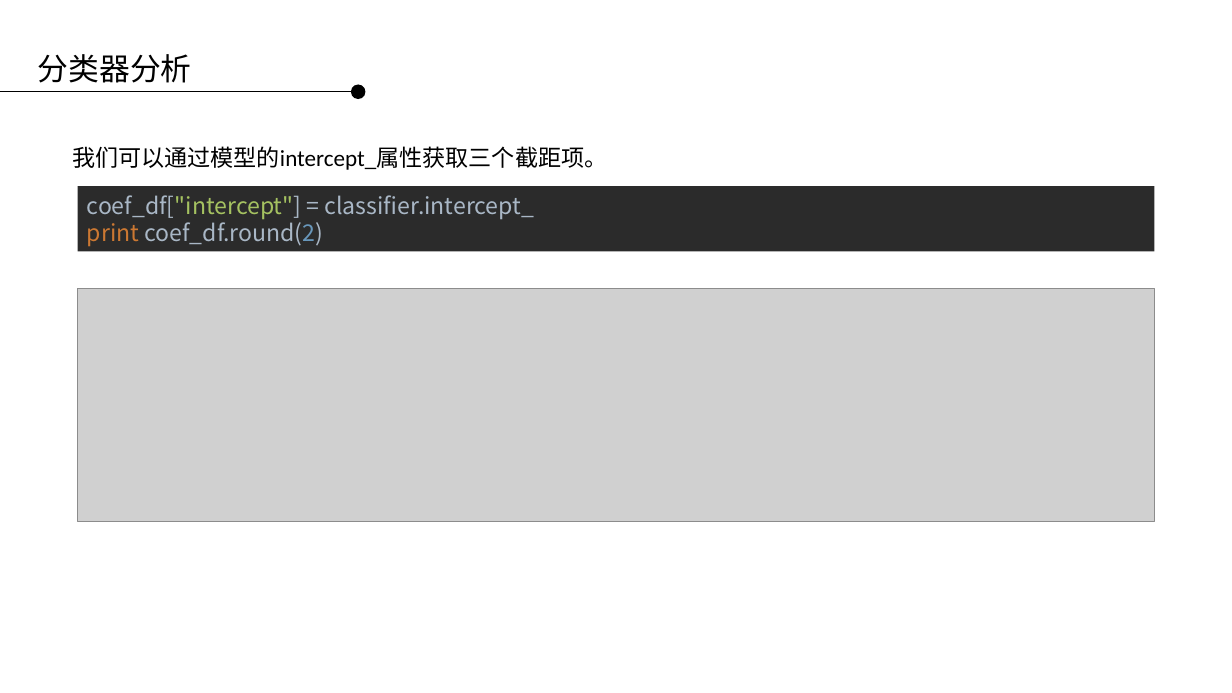
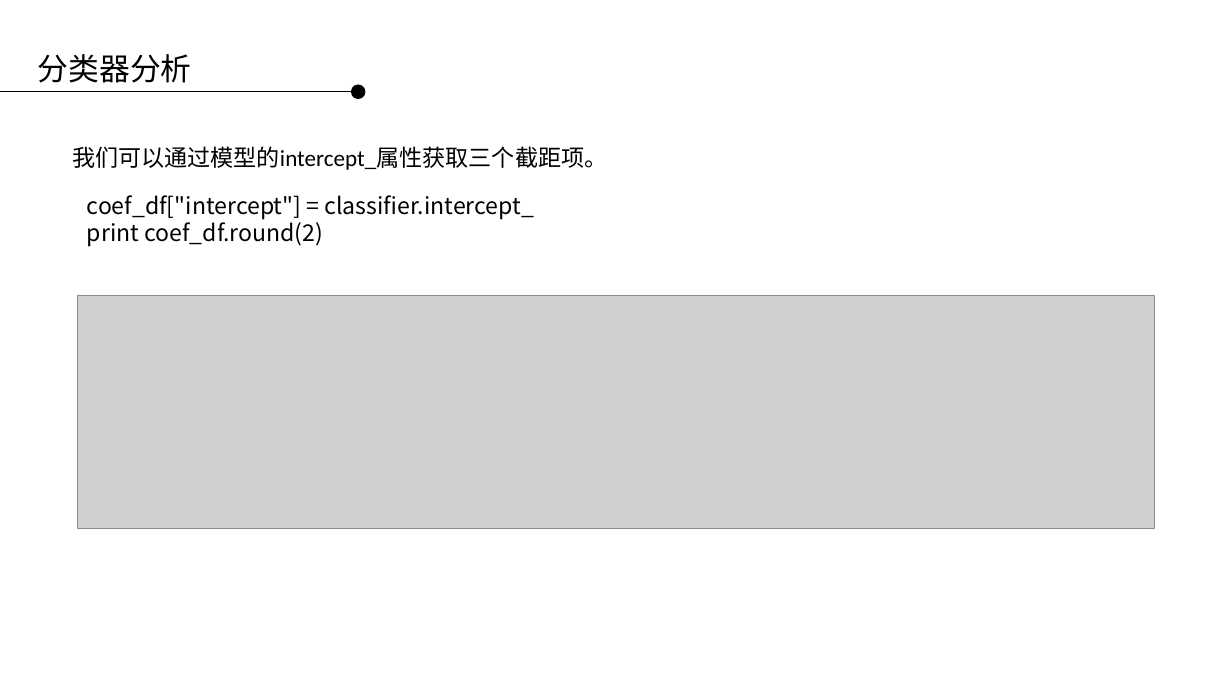
Before and after one commit to applepip/Big_Data, a slide deck: slide 33 of 产品大数据分析与建模/大数据分析与建模 - 逻辑回归 第二讲.pptx. Drawn at 1232x693 pixels with LibreOffice and Linux fonts; fonts in the diff are those of the drawing; grey boxes stand for pictures; background and template pictures are left out. Boxes give left, top, right and bottom in pixels: in the first picture for what was removed or moved away, otherwise in the second. Text is boxed around its words. In the diff, an @@ line names an element or a change of style, - is before the commit and + after.

```diff
--- a/产品大数据分析与建模/大数据分析与建模 - 逻辑回归 第二讲.pptx
+++ b/产品大数据分析与建模/大数据分析与建模 - 逻辑回归 第二讲.pptx
@@ text "coef_df["intercept"] = classifier.intercept_ print coef_df.r ...": place and size @@
-text "coef_df["intercept"] = classifier.intercept_ print coef_df.r ..." at [78,186,1154,251]
+text "coef_df["intercept"] = classifier.intercept_ print coef_df.r ..." at [87,195,535,247]
@@ text "coef_df["intercept"] = classifier.intercept_ print coef_df.r ..." at [87,195,535,247]: text colour #A9B7C6 to #000000 in "coef_df["intercept"] = classifier.intercept_ coef_df.round(2 ..."; text colour #A5C261 to #000000 in "coef_df["intercept"]"; text colour #CC7832 to #000000 in "print"; text colour #6897BB to #000000 in "coef_df.round(2)"; fill #2B2B2B to none @@
@@ picture: place and size @@
-picture at [78,288,1154,521]
+picture at [78,296,1154,529]
```
Also in this commit, not shown: 9 other slides changed.
